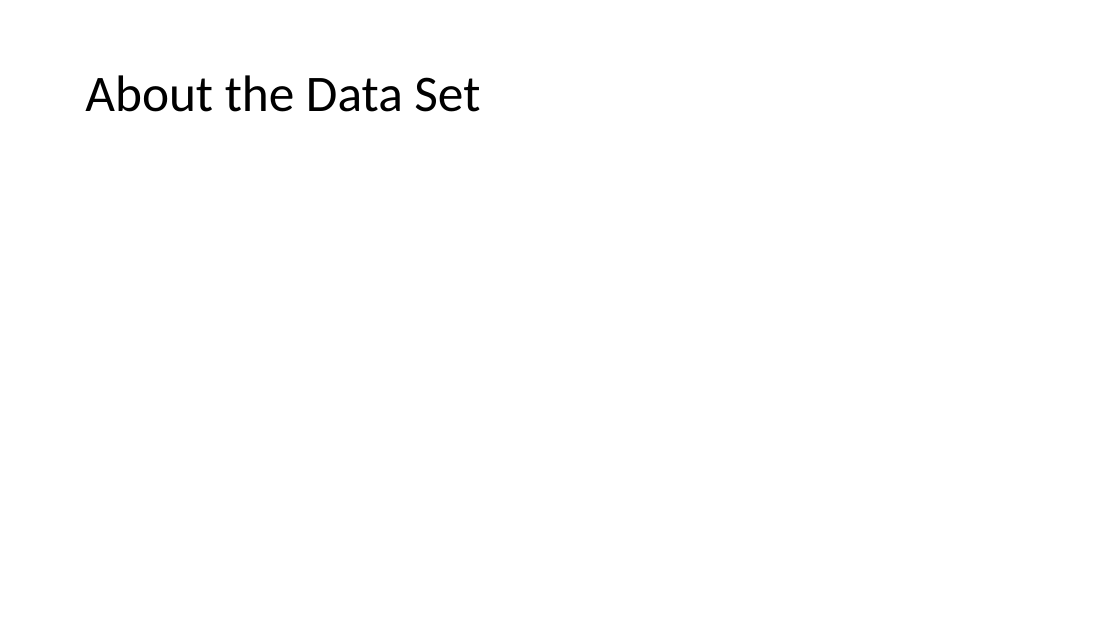
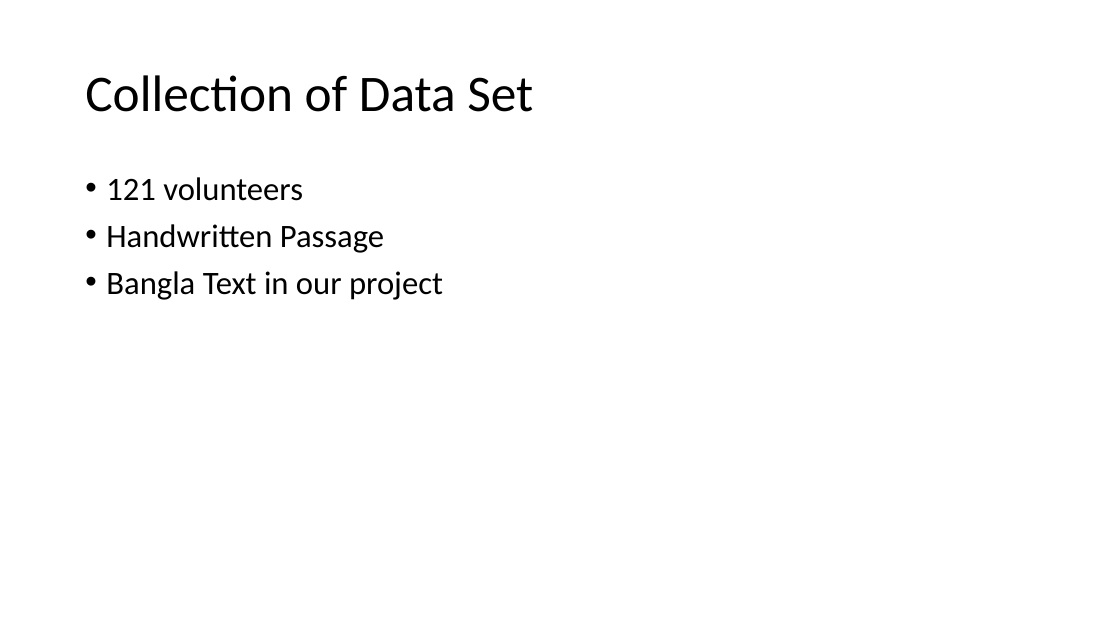
Before and after one commit to TheAnonymousMan/local-language-recognition-gcelt-class-2021, a slide deck: slide 6 of Documentation/4th Year Project Presentation.pptx. Drawn at 1120x630 pixels with LibreOffice and Linux fonts; fonts in the diff are those of the drawing. Boxes give left, top, right and bottom in pixels: in the first picture for what was removed or moved away, otherwise in the second. Text is boxed around its words. In the diff, an @@ line names an element or a change of style, - is before the commit and + after.

```diff
--- a/Documentation/4th Year Project Presentation.pptx
+++ b/Documentation/4th Year Project Presentation.pptx
@@ title at box(85, 75, 533, 112): text changed @@
-About the Data Set
+Collection of Data Set
@@ text added at box(106, 177, 443, 300), 28 pt, text #000000 @@
+• 121 volunteers
+• Handwritten Passage
+• Bangla Text in our project
```
Also in this commit, not shown: 3 other slides changed, 8 slides added, 1 slide removed, 1 other file.
